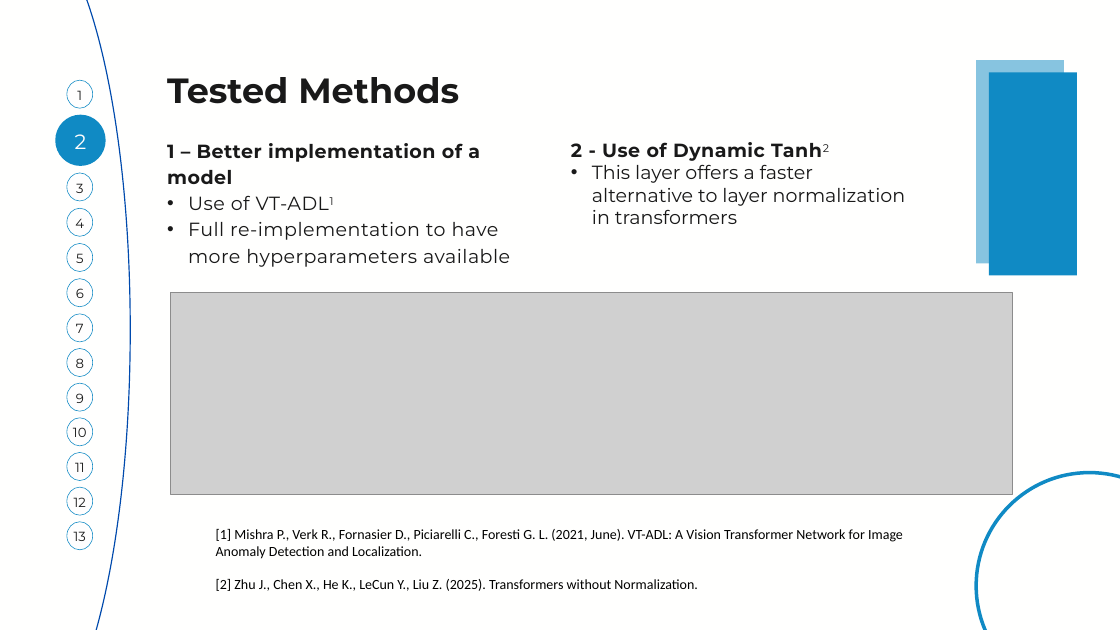
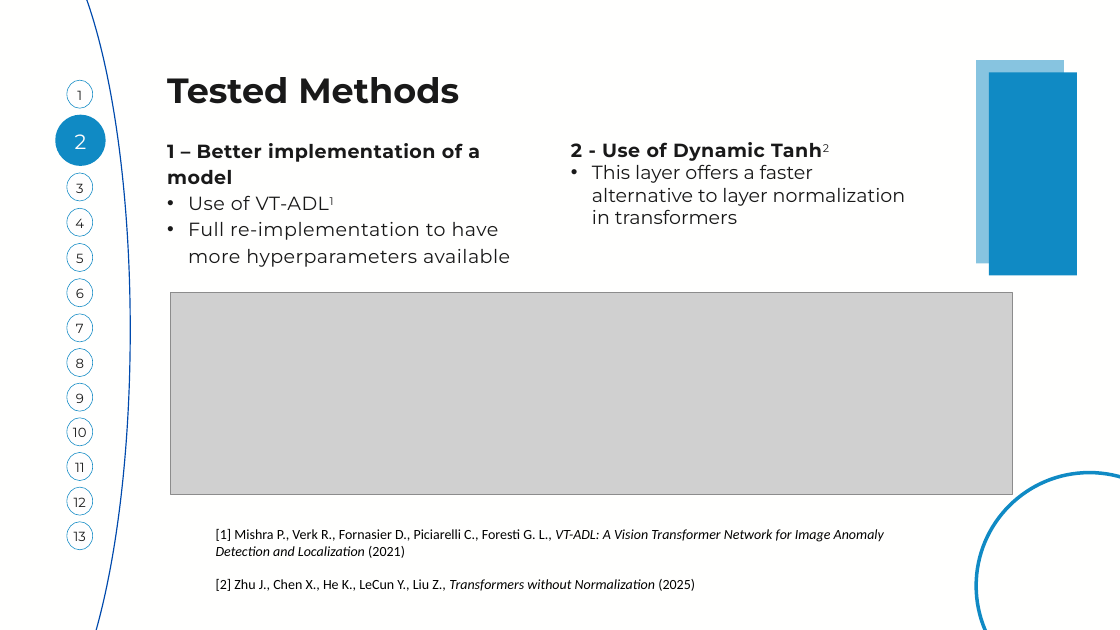
Before and after one commit to JoJohnny0/CV-homework, a slide deck: slide 3 of presentation.pptx. Drawn at 1120x630 pixels with LibreOffice and Linux fonts; fonts in the diff are those of the drawing; grey boxes stand for pictures. Boxes give left, top, right and bottom in pixels: in the first picture for what was removed or moved away, otherwise in the second. Text is boxed around its words. In the diff, an @@ line names an element or a change of style, - is before the commit and + after.

```diff
--- a/presentation.pptx
+++ b/presentation.pptx
@@ text at (x1=216, y1=529, x2=884, y2=591): text changed @@
-[1] Mishra P., Verk R., Fornasier D., Piciarelli C., Foresti G. L. (2021, June). VT-ADL: A Vision Transformer Network for Image Anomaly Detection and Localization.
-[2] Zhu J., Chen X., He K., LeCun Y., Liu Z. (2025). Transformers without Normalization.
+[1] Mishra P., Verk R., Fornasier D., Piciarelli C., Foresti G. L., VT-ADL: A Vision Transformer Network for Image Anomaly Detection and Localization (2021)
+[2] Zhu J., Chen X., He K., LeCun Y., Liu Z., Transformers without Normalization (2025)
```
Also in this commit, not shown: 2 other slides changed, 1 other file.
